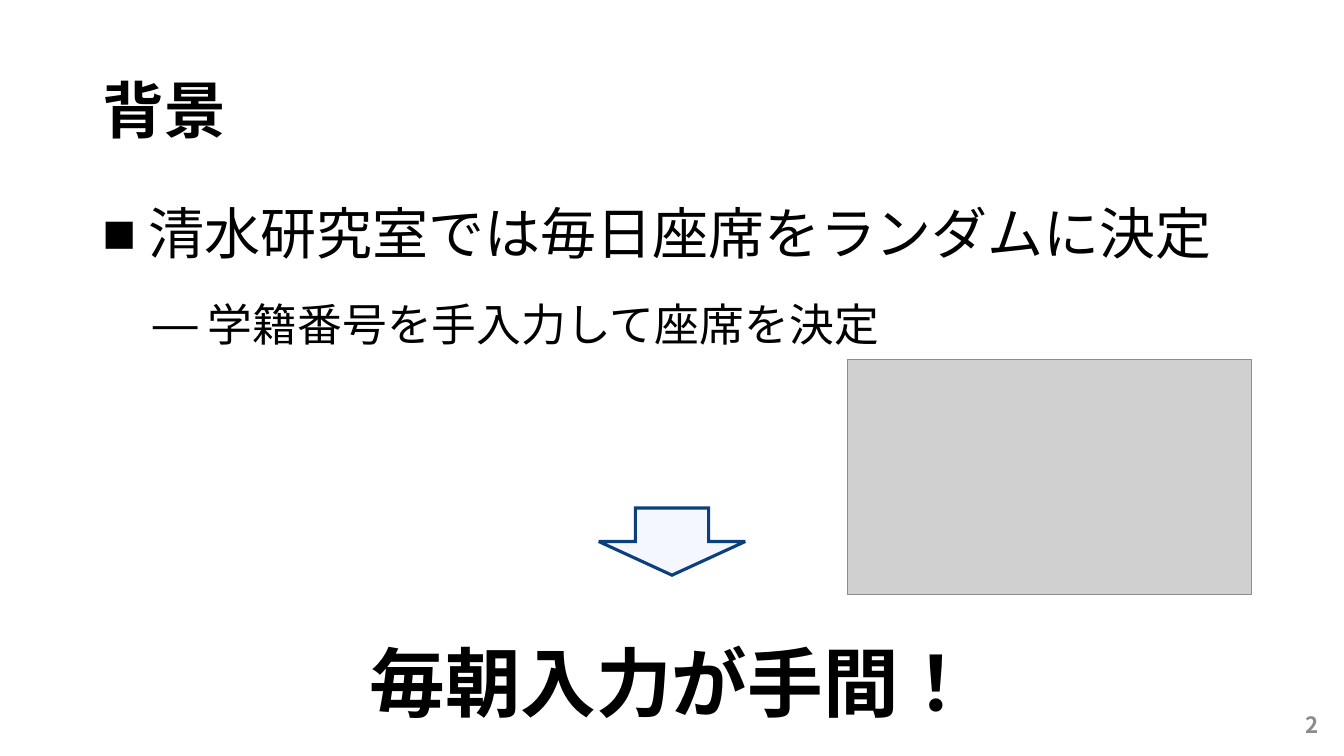
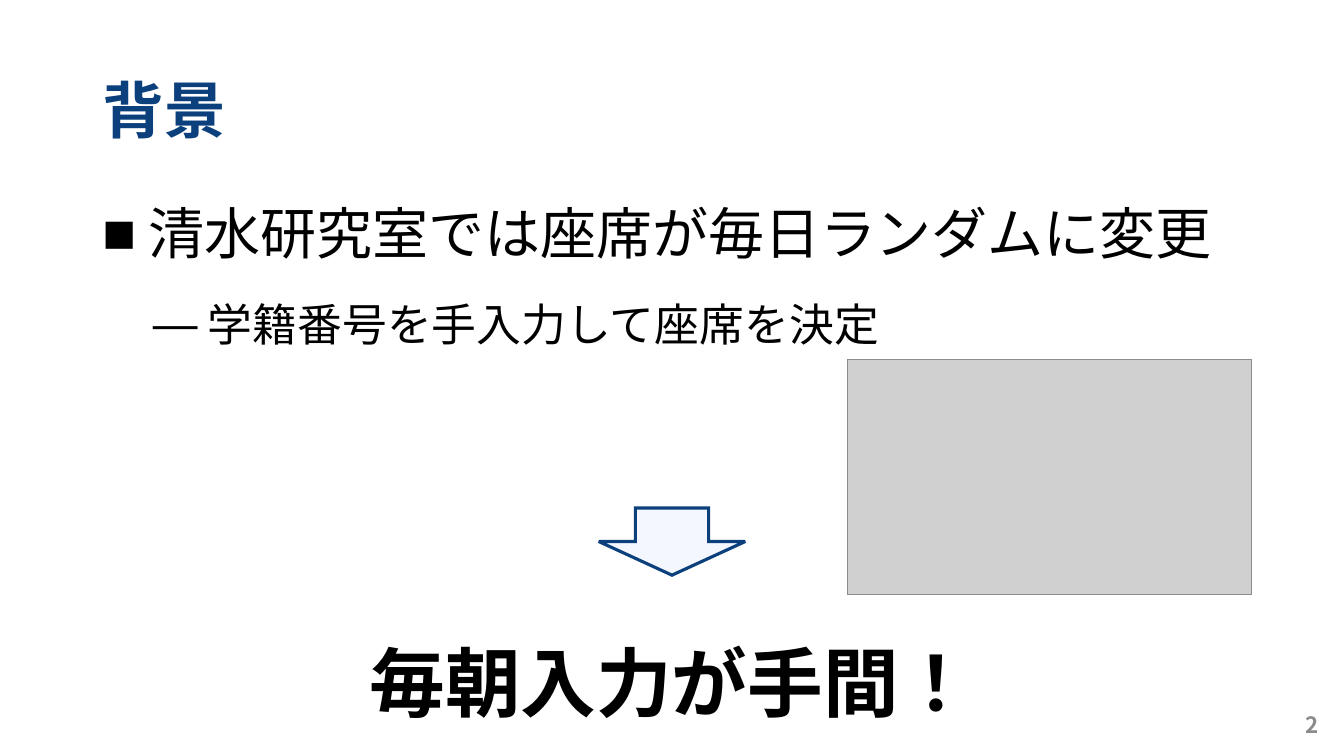
Before and after one commit to kut-info-ase-2017/group4-smzl, a slide deck: slide 2 of doc/SMZL_中間発表.pptx. Drawn at 1344x756 pixels with LibreOffice and Linux fonts; fonts in the diff are those of the drawing; grey boxes stand for pictures. Boxes give left, top, right and bottom in pixels: in the first picture for what was removed or moved away, otherwise in the second. Text is boxed around its words. In the diff, an @@ line names an element or a change of style, - is before the commit and + after.

```diff
--- a/doc/SMZL_中間発表.pptx
+++ b/doc/SMZL_中間発表.pptx
@@ title "背景" at [102,80,225,139]: text colour #000000 to #0B407C @@
@@ text at [149,206,1212,259]: text changed @@
-■ 清水研究室では毎日座席をランダムに決定
+■ 清水研究室では座席が毎日ランダムに変更
```
Also in this commit, not shown: 6 other slides changed, 2 slides added.
